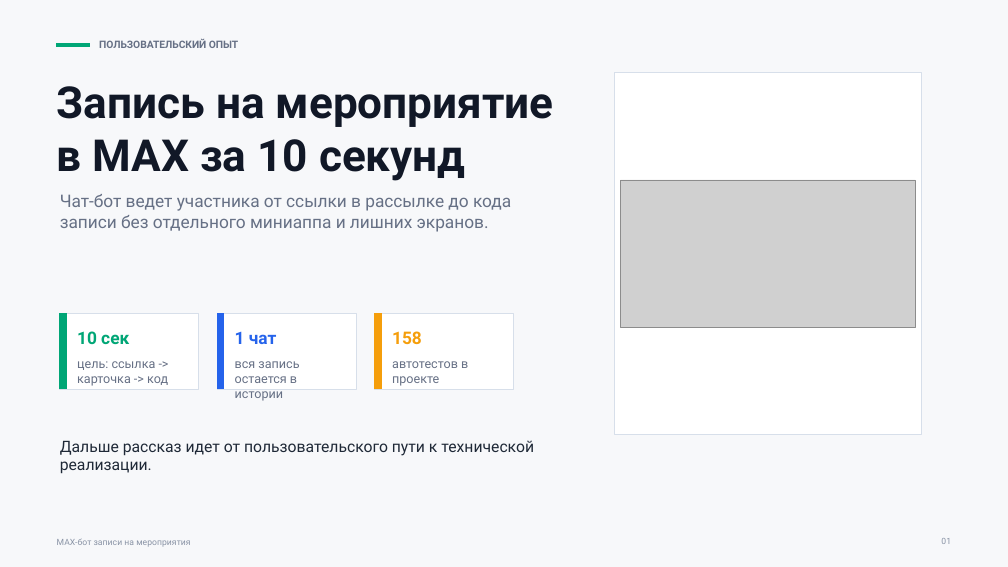
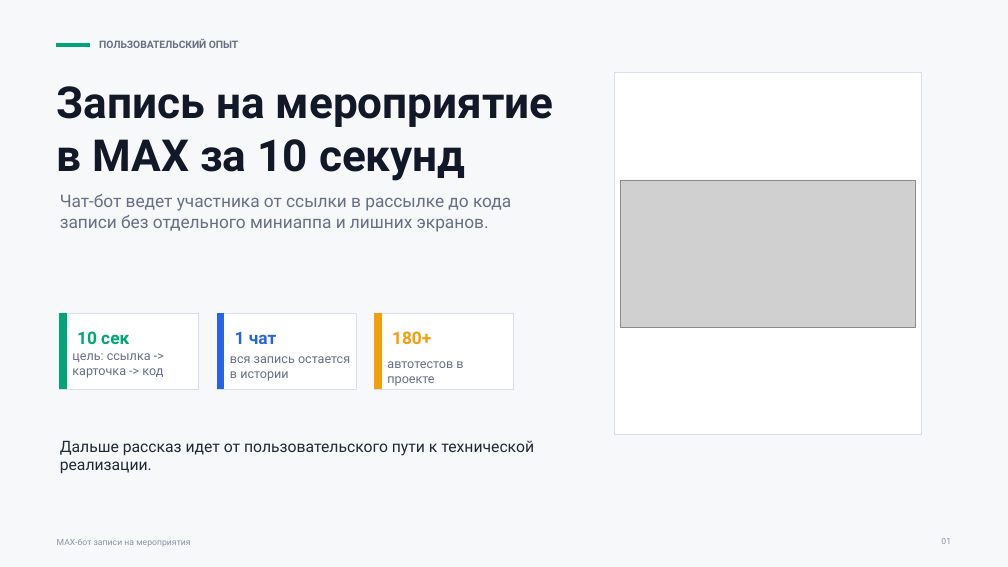
Before and after one commit to ThereDrD0/max, a slide deck: slide 1 of docs/presentations/max-bot-meetup.pptx. Drawn at 1008x567 pixels with LibreOffice and Linux fonts; fonts in the diff are those of the drawing; grey boxes stand for pictures. Boxes give left, top, right and bottom in pixels: in the first picture for what was removed or moved away, otherwise in the second. Text is boxed around its words. In the diff, an @@ line names an element or a change of style, - is before the commit and + after.

```diff
--- a/docs/presentations/max-bot-meetup.pptx
+++ b/docs/presentations/max-bot-meetup.pptx
@@ text "цель: ссылка -> карточка -> ...": place and size @@
-text "цель: ссылка -> карточка -> ..." at bbox=[77, 361, 168, 386]
+text "цель: ссылка -> карточка -> ..." at bbox=[72, 353, 163, 378]
@@ text "вся запись остается в истории" rewrapped from bbox=[235, 361, 299, 401] to bbox=[230, 356, 350, 381] @@
@@ text "автотестов в проекте": place and size @@
-text "автотестов в проекте" at bbox=[392, 361, 468, 386]
+text "автотестов в проекте" at bbox=[387, 361, 463, 386]
@@ text at bbox=[392, 331, 431, 344]: text changed @@
-158
+180+
```
Also in this commit, not shown: 11 other slides changed, 1 slide added.
